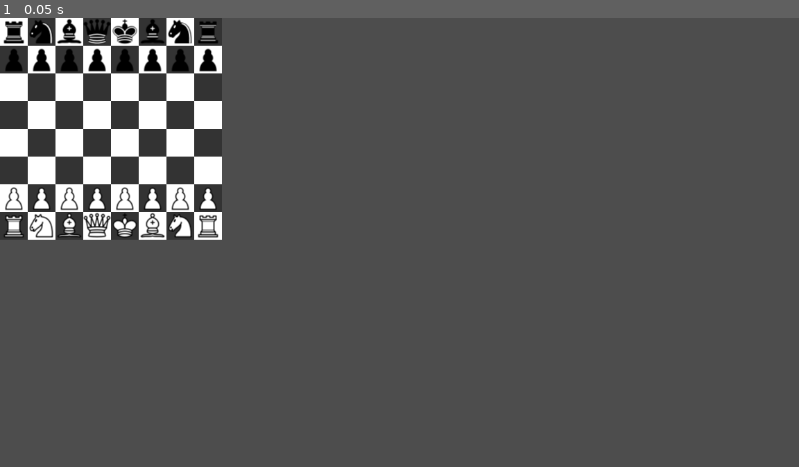
Above: before the commit, frame 1.
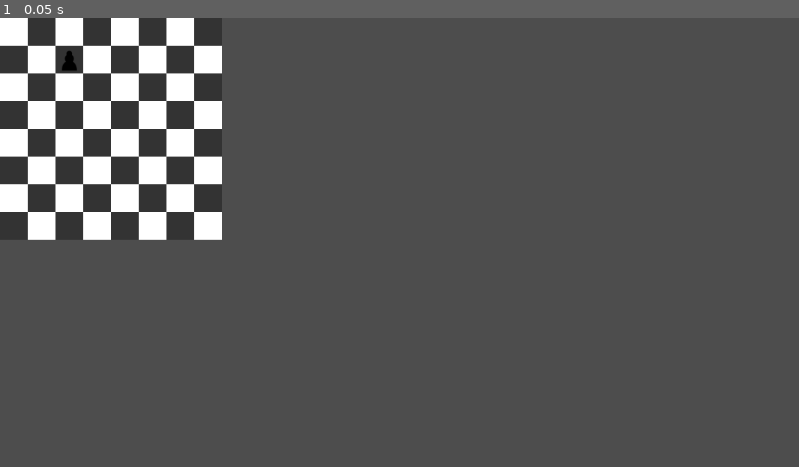
Above: after the commit, the same moment.

Repository: ugly-one/chess
Game: Godot game, scene res://main.tscn
Same seed, same stepped clock (60 frames per second), same inputs: the game is played once before the commit and once after it.
Inputs:
- Up to frame 1 (0.05 s): no input

The runs differ from the first frame. In frame 1, 2.3% of the frame differs, in the area x 0-28%, y 0-49%.

Commit message:
trying to make pieces work correctly

Diff:
--- a/board.gd
+++ b/board.gd
@@ -1,34 +1,16 @@
 extends Node2D
 
-func _ready():
-	# add black pieces
-	add_piece("res://black_rook.svg", 0, 0)
-	add_piece("res://black_knight.svg", 0, 1)
-	add_piece("res://black_bishop.svg", 0, 2)
-	add_piece("res://black_queen.svg", 0, 3)
-	add_piece("res://black_king.svg", 0, 4)
-	add_piece("res://black_bishop.svg", 0, 5)
-	add_piece("res://black_knight.svg", 0, 6)
-	add_piece("res://black_rook.svg", 0, 7)
-	for n in 8:
-		add_piece("res://black_pawn.svg", 1, n)
+var startingPosition
 
-	# add white pieces
-	add_piece("res://white_rook.svg", 7, 0)
-	add_piece("res://white_knight.svg", 7, 1)
-	add_piece("res://white_bishop.svg", 7, 2)
-	add_piece("res://white_queen.svg", 7, 3)
-	add_piece("res://white_king.svg", 7, 4)
-	add_piece("res://white_bishop.svg", 7, 5)
-	add_piece("res://white_knight.svg", 7, 6)
-	add_piece("res://white_rook.svg", 7, 7)
-	for n in 8:
-		add_piece("res://white_pawn.svg", 6, n)
+func _on_piece_dropped(piece: Node2D):
+	# make sure the piece is corrently placed within the board
+	var x: int = piece.position.x / 40
+	var y: int = piece.position.y / 40
+	if (x < 0 || x > 7 || y < 0 || y > 7):
+		piece.position = startingPosition
+		return
+	piece.position.x = x * 40 + 20
+	piece.position.y = y * 40 + 20
 
-func add_piece(texture_path, y, x):
-	var piece = load("res://piece.tscn").instantiate()
-	var texture = load(texture_path)
-	piece.set_texture(texture)
-	piece.set_chess_position(x, y)
-
-	add_child(piece)
+func _on_piece_lifted(piece: Node2D):
+	startingPosition = piece.position
--- a/board.tscn
+++ b/board.tscn
@@ -1,10 +1,7 @@
-[gd_scene load_steps=2 format=3 uid="uid://debbhx7xeg5xv"]
-
-[ext_resource type="Script" path="res://board.gd" id="1_ms0ah"]
+[gd_scene format=3 uid="uid://debbhx7xeg5xv"]
 
 [node name="board" type="Node2D"]
 position = Vector2(0, -1)
-script = ExtResource("1_ms0ah")
 
 [node name="blackField" type="ColorRect" parent="."]
 offset_left = 40.0
--- a/main.tscn
+++ b/main.tscn
@@ -1,20 +1,16 @@
-[gd_scene load_steps=3 format=3 uid="uid://dredpslxvxlbe"]
+[gd_scene load_steps=4 format=3 uid="uid://dredpslxvxlbe"]
 
 [ext_resource type="PackedScene" uid="uid://debbhx7xeg5xv" path="res://board.tscn" id="1_6sajw"]
-
-[sub_resource type="GDScript" id="GDScript_5hfv5"]
-script/source = "extends Node2D
-
-# Called when the node enters the scene tree for the first time.
-func _ready():
-	pass # Replace with function body.
-
-# Called every frame. 'delta' is the elapsed time since the previous frame.
-func _process(delta):
-	pass
-"
+[ext_resource type="Script" path="res://board.gd" id="2_alnbc"]
+[ext_resource type="PackedScene" uid="uid://batgad2ml26sc" path="res://piece.tscn" id="3_qjoti"]
 
 [node name="main" type="Node2D"]
-script = SubResource("GDScript_5hfv5")
 
 [node name="board" parent="." instance=ExtResource("1_6sajw")]
+script = ExtResource("2_alnbc")
+
+[node name="piece" parent="." instance=ExtResource("3_qjoti")]
+position = Vector2(100, 60)
+
+[connection signal="dropped" from="piece" to="board" method="_on_piece_dropped"]
+[connection signal="lifted" from="piece" to="board" method="_on_piece_lifted"]
--- a/piece.gd
+++ b/piece.gd
@@ -1,54 +1,31 @@
-extends Sprite2D
+extends StaticBody2D
 
-signal moved
+signal dropped
+signal lifted
 
-var isMoving = false
-var fieldSize = 40
-var start_pos
+var can_drag = false
+var dragging = false
+
 
 func _input(event):
 
-	if (event is InputEventMouseButton
-		and event.is_released()
-		and event.button_index == MOUSE_BUTTON_LEFT
-		and isMoving):
-			isMoving = false
-			drop()
+	if can_drag && event is InputEventMouseButton and event.pressed and event.button_index == MOUSE_BUTTON_LEFT:
+		dragging = true
+		lifted.emit(self)
 
-	if event is InputEventMouseButton and event.pressed and event.button_index == MOUSE_BUTTON_LEFT:
-		if get_rect().has_point(to_local(event.position)):
-			isMoving = true
-			start_pos = position
+	elif dragging && event is InputEventMouseButton and event.is_released and event.button_index == MOUSE_BUTTON_LEFT:
+		dragging = false
+		dropped.emit(self)
 
-	if event is InputEventMouseMotion && isMoving:
-		var vector = event.position - start_pos
-		position = start_pos + vector
+	elif event is InputEventMouseMotion && dragging:
+		position = event.position
 
-func set_chess_position(x, y):
-	position.x = x * fieldSize + fieldSize/2
-	position.y = y * fieldSize + fieldSize/2
+func _on_mouse_shape_entered(_shape_idx):
+	if dragging:
+		return
+	can_drag = true
 
-func get_centered_position(position: Vector2) -> Vector2:
-	var column = int(position.x) / fieldSize
-	var row = int(position.y) / fieldSize
-	if (row < 0 || row > 7 || column < 0 || column > 7):
-		return Vector2.ZERO
-
-	# check if this is a valid move
-	var previousColumn = int(start_pos.x) / fieldSize
-	var previousRow = int(start_pos.y) / fieldSize
-
-	# move as white pawn
-	if (column != previousColumn):
-		return Vector2.ZERO
-	if (previousRow - 1 != row):
-		return Vector2.ZERO
-
-	return Vector2(column * fieldSize + fieldSize/2, row * fieldSize + fieldSize/2)
-
-func drop():
-	var newPosition = get_centered_position(position)
-	if (newPosition == Vector2.ZERO):
-		position = start_pos
-	else:
-		position = newPosition
+func _on_mouse_shape_exited(_shape_idx):
+	if dragging:
+		return
+	can_drag = false
--- a/piece.tscn
+++ b/piece.tscn
@@ -1,7 +1,22 @@
-[gd_scene load_steps=2 format=3 uid="uid://bkhd73xvy336m"]
+[gd_scene load_steps=4 format=3 uid="uid://batgad2ml26sc"]
 
 [ext_resource type="Script" path="res://piece.gd" id="1_5kdi4"]
+[ext_resource type="Texture2D" uid="uid://mrstdbjqp5y0" path="res://assets/black_pawn.svg" id="2_7giyi"]
 
-[node name="piece" type="Sprite2D"]
-position = Vector2(319, 102)
+[sub_resource type="RectangleShape2D" id="RectangleShape2D_pv3gf"]
+size = Vector2(40, 40)
+
+[node name="piece" type="StaticBody2D"]
+input_pickable = true
 script = ExtResource("1_5kdi4")
+
+[node name="Sprite2D" type="Sprite2D" parent="."]
+position = Vector2(1.78814e-06, 1.07288e-06)
+scale = Vector2(0.888889, 0.888889)
+texture = ExtResource("2_7giyi")
+
+[node name="CollisionShape2D" type="CollisionShape2D" parent="."]
+shape = SubResource("RectangleShape2D_pv3gf")
+
+[connection signal="mouse_shape_entered" from="." to="." method="_on_mouse_shape_entered"]
+[connection signal="mouse_shape_exited" from="." to="." method="_on_mouse_shape_exited"]
Renamed: black_bishop.svg -> assets/black_bishop.svg
Not shown, changed: assets/black_bishop.svg.import
Renamed: black_king.svg -> assets/black_king.svg
Not shown, changed: assets/black_king.svg.import
Renamed: black_knight.svg -> assets/black_knight.svg
Not shown, changed: assets/black_knight.svg.import
Renamed: black_pawn.svg -> assets/black_pawn.svg
Not shown, changed: assets/black_pawn.svg.import
Renamed: black_queen.svg -> assets/black_queen.svg
Not shown, changed: assets/black_queen.svg.import
Renamed: black_rook.svg -> assets/black_rook.svg
Not shown, changed: assets/black_rook.svg.import
(and 12 more such lines)
